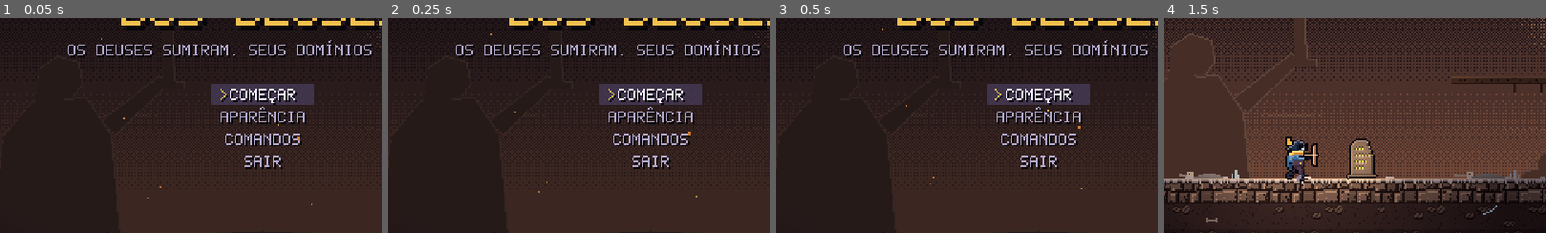
Above: before the commit, frames 1-4 (left to right).
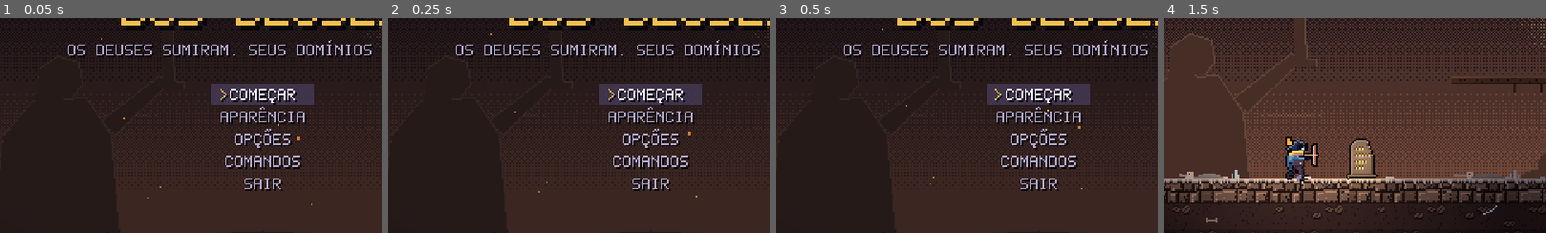
Above: after the commit, the same moments.

Repository: MrRobotS0/Roguevania
Game: Godot game, scene res://scenes/main.tscn
Two runs of this game, one before a commit and one after it. Both use one fixed random seed, a clock stepped at 60 frames per second and the inputs below.
Inputs (mouse positions are % of the whole screen's width and height, from its top left):
- Up to frame 1 (0.05 s): no input
- Up to frame 2 (0.25 s): no input
- Up to frame 3 (0.5 s): no input
- Up to frame 4 (1.5 s): tap Enter (confirm) at 0.5 s; move the mouse to (72, 45) at 0.52 s; hold D (right) 0.53-1.28 s; click (72, 45) at 0.6 s; tap Space (jump) at 0.77, 1.07 s; right-click (72, 45) at 0.8 s; move the mouse to (30, 55) at 1.27 s; hold S (down) from 1.28 s (still down); right-click (30, 55) at 1.35 s
The pictures show only the part of the screen within x 16-66%, y 34-84%; the shares and areas given below are measured in that part.

The runs differ from the first frame. In frame 1, 1.5% of the frame differs, in the area x 59-79%, y 51-81%; in frame 2, 1.5%; in frame 3, 1.5%; in frame 4, nothing differs.

Commit message:
Opções: volumes por barramento, tela cheia, tremor, piscadas, vibração, cronômetro e troca de teclas

Diff:
--- a/project.godot
+++ b/project.godot
@@ -15,6 +15,7 @@
 Sfx="*res://scripts/autoload/sfx.gd"
 Meta="*res://scripts/autoload/meta.gd"
 Run="*res://scripts/autoload/run.gd"
+Options="*res://scripts/autoload/options.gd"
 
 [display]
 
--- a/scripts/actors/player.gd
+++ b/scripts/actors/player.gd
@@ -755,6 +755,7 @@
 	velocity = Vector2(dir * 170.0, -140.0)
 	Fx.hitstop(0.08)
 	Fx.add_shake(5.0)
+	Options.rumble(0.6, 0.4, 0.18)
 	Fx.burst(center(), Palette.HURT, 10, 140.0)
 	Fx.impact(center(), Palette.HURT, false)
 	Sfx.play("hurt")
@@ -858,7 +859,7 @@
 		stretch = Vector2(1.0 + _squash * 0.2, 1.0 - _squash * 0.18)
 	body.scale = stretch
 	body.visible = not (_invuln > 0.0 and state != State.DEAD and int(_invuln * 16.0) % 2 == 0)
-	body.texture = _white if flash > 0.0 else _tex
+	body.texture = _white if flash > 0.0 and Options.flashes() else _tex
 	_front.queue_redraw()
 
 
--- a/scripts/autoload/controls.gd
+++ b/scripts/autoload/controls.gd
@@ -110,5 +110,40 @@
 
 
 func hint(action: String) -> String:
+	if not pad_mode and _custom_hints.has(action):
+		return _custom_hints[action]
 	var table := PAD_HINTS if pad_mode else KEY_HINTS
 	return table.get(action, "?")
+
+
+# --- teclas trocadas pelo jogador (Opções) -------------------------------------------
+
+func apply_bindings(custom: Dictionary) -> void:
+	for action: String in KEYS:
+		if not InputMap.has_action(action):
+			continue
+		for ev in InputMap.action_get_events(action):
+			if ev is InputEventKey:
+				InputMap.action_erase_event(action, ev)
+		var codes: Array = custom.get(action, KEYS[action])
+		for code in codes:
+			var key := InputEventKey.new()
+			key.physical_keycode = int(code) as Key
+			InputMap.action_add_event(action, key)
+	_refresh_hints(custom)
+
+
+func key_name(action: String) -> String:
+	for ev in InputMap.action_get_events(action):
+		if ev is InputEventKey:
+			return OS.get_keycode_string(ev.physical_keycode).to_upper()
+	return "-"
+
+
+var _custom_hints := {}
+
+
+func _refresh_hints(custom: Dictionary) -> void:
+	_custom_hints.clear()
+	for action in custom:
+		_custom_hints[action] = key_name(action)
--- a/scripts/autoload/fx.gd
+++ b/scripts/autoload/fx.gd
@@ -24,7 +24,9 @@
 
 
 func add_shake(amount: float) -> void:
-	shake = maxf(shake, amount)
+	shake = maxf(shake, amount * Options.shake_scale())
+	if amount >= 4.0:
+		Options.rumble(0.3, 0.5 * minf(amount / 8.0, 1.0), 0.15)
 
 
 func burst(pos: Vector2, color: Color, count: int, speed: float, life := 0.35, gravity := 500.0, size := 2.0, lift := 0.0) -> void:
--- /dev/null
+++ b/scripts/autoload/options.gd
@@ -0,0 +1,84 @@
+extends Node
+
+# Opções do jogador (som, tela, conforto, teclas). Ficam no save do Meta,
+# em "options", e são aplicadas na hora em que mudam.
+
+const DEFAULTS := {
+	"master": 0.8, "music": 0.7, "sfx": 0.8,
+	"fullscreen": false,
+	"shake": 1.0,            # 0 .. 1: quanto a tela treme
+	"flashes": true,         # false = sem piscar branco forte
+	"vibration": true,
+	"timer": false,          # cronômetro de speedrun na tela
+	"keys": {},              # ação -> [physical keycode]
+}
+
+var data := {}
+
+
+func _ready() -> void:
+	process_mode = Node.PROCESS_MODE_ALWAYS
+	_ensure_buses()
+	reload()
+
+
+func reload() -> void:
+	data = DEFAULTS.duplicate(true)
+	var saved: Dictionary = Meta.data.get("options", {})
+	for k in saved:
+		data[k] = saved[k]
+	apply()
+
+
+func get_value(key: String) -> Variant:
+	return data.get(key, DEFAULTS.get(key))
+
+
+func set_value(key: String, value: Variant) -> void:
+	data[key] = value
+	Meta.data["options"] = data.duplicate(true)
+	Meta.save()
+	apply()
+
+
+func apply() -> void:
+	_volume("Master", float(data["master"]))
+	_volume("Music", float(data["music"]))
+	_volume("SFX", float(data["sfx"]))
+	if DisplayServer.get_name() != "headless":
+		var want := DisplayServer.WINDOW_MODE_FULLSCREEN if data["fullscreen"] else DisplayServer.WINDOW_MODE_WINDOWED
+		if DisplayServer.window_get_mode() != want:
+			DisplayServer.window_set_mode(want)
+	Controls.apply_bindings(data["keys"])
+
+
+func shake_scale() -> float:
+	return float(data["shake"])
+
+
+func flashes() -> bool:
+	return bool(data["flashes"])
+
+
+# Vibração curta no controle (dano, golpe forte).
+func rumble(weak: float, strong: float, seconds: float) -> void:
+	if not data["vibration"]:
+		return
+	for pad in Input.get_connected_joypads():
+		Input.start_joy_vibration(pad, weak, strong, seconds)
+
+
+func _ensure_buses() -> void:
+	for bus in ["Music", "SFX"]:
+		if AudioServer.get_bus_index(bus) == -1:
+			AudioServer.add_bus()
+			var i := AudioServer.bus_count - 1
+			AudioServer.set_bus_name(i, bus)
+			AudioServer.set_bus_send(i, "Master")
+
+
+func _volume(bus: String, linear: float) -> void:
+	var i := AudioServer.get_bus_index(bus)
+	if i >= 0:
+		AudioServer.set_bus_volume_db(i, linear_to_db(maxf(linear, 0.0001)))
+		AudioServer.set_bus_mute(i, linear <= 0.001)
--- a/scripts/autoload/sfx.gd
+++ b/scripts/autoload/sfx.gd
@@ -15,7 +15,7 @@
 	process_mode = Node.PROCESS_MODE_ALWAYS
 	for i in VOICES:
 		var p := AudioStreamPlayer.new()
-		p.bus = "Master"
+		p.bus = "SFX"
 		add_child(p)
 		_players.append(p)
 
--- a/scripts/enemies/enemy.gd
+++ b/scripts/enemies/enemy.gd
@@ -97,7 +97,7 @@
 	body.offset = Vector2(-fw * 0.5, -fh + 2 + cut)
 	body.flip_h = facing < 0
 	body.scale = _pose()
-	if flash > 0.0:
+	if flash > 0.0 and Options.flashes():
 		body.texture = _white
 	elif telegraphing() and int(state_time * 16.0) % 2 == 0:
 		body.texture = _warn
--- a/scripts/main.gd
+++ b/scripts/main.gd
@@ -12,6 +12,7 @@
 var foreground: Foreground
 var curtain: Curtain
 var map_view: MapView
+var options_screen: OptionsScreen
 var _playing := false
 
 
@@ -72,6 +73,8 @@
 	front.add_child(screen)
 	menu = Menu.new()
 	front.add_child(menu)
+	options_screen = OptionsScreen.new()
+	front.add_child(options_screen)
 	screen.confirmed.connect(_on_screen_confirmed)
 	screen.title_option.connect(_on_title_option)
 
@@ -132,6 +135,8 @@
 			open_skins()
 		"controls":
 			menu.open_text("COMANDOS", CONTROLS)
+		"options":
+			options_screen.open()
 		"quit":
 			get_tree().quit()
 
@@ -238,13 +243,14 @@
 		Fx.debug = not Fx.debug
 	elif event.is_action_pressed("reset") and _playing:
 		start_run()
-	elif event.is_action_pressed("pause") and _playing and not menu.is_open():
+	elif event.is_action_pressed("pause") and _playing and not menu.is_open() and not options_screen.is_open():
 		_pause()
 
 
 func _pause() -> void:
 	var options: Array[Dictionary] = [
 		{"label": "CONTINUAR", "detail": ""},
+		{"label": "OPÇÕES", "detail": "SOM, TELA, TREMOR, TECLAS"},
 		{"label": "COMANDOS", "detail": "TECLADO E CONTROLE"},
 		{"label": "DESISTIR DA PARTIDA", "detail": "VOLTA AO TÍTULO; A ESSÊNCIA SE PERDE"},
 	]
@@ -257,8 +263,10 @@
 
 func _on_pause_pick(i: int) -> void:
 	if i == 1:
+		options_screen.open.call_deferred()
+	elif i == 2:
 		menu.open_text.call_deferred("COMANDOS", CONTROLS)
-	elif i == 2:
+	elif i == 3:
 		Meta.record_run(false, level.player.kills)
 		_show_title()
 
--- a/scripts/ui/hud.gd
+++ b/scripts/ui/hud.gd
@@ -283,6 +283,12 @@
 
 # Maldição (abaixo dos frascos) e a contagem da Porta do Relógio (no alto).
 func _draw_status(size: Vector2) -> void:
+	if Options.get_value("timer"):
+		var t := Run.time
+		var clock := "%d:%02d.%d" % [int(t) / 60, int(t) % 60, int(t * 10.0) % 10]
+		PixelFont.body(self, clock, Vector2(size.x - 8 - PixelFont.body_width(clock), size.y - 22), Palette.UI_TEXT)
+		var split := "ANDAR %d:%02d" % [int(Run.stage_time) / 60, int(Run.stage_time) % 60]
+		PixelFont.draw(self, split, Vector2(size.x - 8 - PixelFont.width(split), size.y - 11), Palette.UI_DIM)
 	if player.curse > 0:
 		var violet := Color("c08fff")
 		_icon("skull", Vector2(8, 33), violet)
--- /dev/null
+++ b/scripts/ui/options_screen.gd
@@ -0,0 +1,196 @@
+class_name OptionsScreen
+extends Control
+
+# Tela de opções. ↑/↓ escolhe a linha, ←/→ muda o valor, confirmar alterna
+# ou entra em "teclas". Na lista de teclas, confirmar espera a próxima tecla.
+
+const REBINDABLE := ["left", "right", "up", "down", "jump", "attack1", "attack2", "skill1", "skill2",
+	"roll", "heal", "interact", "map"]
+const ACTION_NAMES := {
+	"left": "ESQUERDA", "right": "DIREITA", "up": "CIMA", "down": "BAIXO", "jump": "PULAR",
+	"attack1": "ARMA 1", "attack2": "ARMA 2", "skill1": "HABILIDADE 1", "skill2": "HABILIDADE 2",
+	"roll": "ROLAR", "heal": "CURAR", "interact": "USAR", "map": "MAPA",
+}
+const STEPS := [0.0, 0.1, 0.2, 0.3, 0.4, 0.5, 0.6, 0.7, 0.8, 0.9, 1.0]
+const WIDTH := 330.0
+
+signal closed
+
+var _page := "main"
+var _index := 0
+var _waiting := false
+var _was_paused := false
+var _t := 0.0
+
+
+func _ready() -> void:
+	process_mode = Node.PROCESS_MODE_ALWAYS
+	visible = false
+
+
+func is_open() -> bool:
+	return visible
+
+
+func open() -> void:
+	_page = "main"
+	_index = 0
+	_waiting = false
+	_was_paused = get_tree().paused
+	get_tree().paused = true
+	visible = true
+	Sfx.play("ui_open", -8.0)
+
+
+func close() -> void:
+	visible = false
+	get_tree().paused = _was_paused
+	get_tree().call_group("player", "absorb_input")
+	closed.emit()
+
+
+func _rows() -> Array:
+	if _page == "keys":
+		var out: Array = []
+		for a: String in REBINDABLE:
+			out.append({"id": a, "label": ACTION_NAMES[a], "value": Controls.key_name(a)})
+		out.append({"id": "reset_keys", "label": "VOLTAR AO PADRÃO", "value": ""})
+		out.append({"id": "back", "label": "VOLTAR", "value": ""})
+		return out
+	return [
+		{"id": "master", "label": "VOLUME GERAL", "value": _pct("master")},
+		{"id": "music", "label": "MÚSICA", "value": _pct("music")},
+		{"id": "sfx", "label": "EFEITOS", "value": _pct("sfx")},
+		{"id": "fullscreen", "label": "TELA CHEIA", "value": _yes("fullscreen")},
+		{"id": "shake", "label": "TREMOR DE TELA", "value": _pct("shake")},
+		{"id": "flashes", "label": "PISCADAS FORTES", "value": "NORMAIS" if Options.flashes() else "REDUZIDAS"},
+		{"id": "vibration", "label": "VIBRAÇÃO DO CONTROLE", "value": _yes("vibration")},
+		{"id": "timer", "label": "CRONÔMETRO NA TELA", "value": _yes("timer")},
+		{"id": "keys", "label": "TECLAS", "value": ">"},
+		{"id": "back", "label": "VOLTAR", "value": ""},
+	]
+
+
+func _pct(key: String) -> String:
+	return "%d%%" % roundi(float(Options.get_value(key)) * 100.0)
+
+
+func _yes(key: String) -> String:
+	return "SIM" if Options.get_value(key) else "NÃO"
+
+
+func _input(event: InputEvent) -> void:
+	if not visible or not _waiting:
+		return
+	if event is InputEventKey and event.pressed and not event.echo:
+		var keys: Dictionary = Options.get_value("keys").duplicate()
+		var action: String = REBINDABLE[_index]
+		if event.physical_keycode != KEY_ESCAPE:
+			keys[action] = [int(event.physical_keycode)]
+			Options.set_value("keys", keys)
+			Sfx.play("ui_ok", -6.0)
+		_waiting = false
+		get_viewport().set_input_as_handled()
+
+
+func _process(delta: float) -> void:
+	if not visible:
+		return
+	_t += delta
+	queue_redraw()
+	if _waiting:
+		return
+	var rows := _rows()
+	if Input.is_action_just_pressed("up"):
+		_index = wrapi(_index - 1, 0, rows.size())
+		Sfx.play("ui_move", -12.0)
+	elif Input.is_action_just_pressed("down"):
+		_index = wrapi(_index + 1, 0, rows.size())
+		Sfx.play("ui_move", -12.0)
+	elif Input.is_action_just_pressed("left"):
+		_change(rows[_index]["id"], -1)
+	elif Input.is_action_just_pressed("right"):
+		_change(rows[_index]["id"], 1)
+	elif Input.is_action_just_pressed("confirm"):
+		_confirm(rows[_index]["id"])
+	elif Input.is_action_just_pressed("cancel"):
+		if _page == "keys":
+			_page = "main"
+			_index = 8
+		else:
+			close()
+
+
+# Também usado pelos testes.
+func change(id: String, step: int) -> void:
+	_change(id, step)
+
+
+func _change(id: String, step: int) -> void:
+	match id:
+		"master", "music", "sfx", "shake":
+			var v := float(Options.get_value(id))
+			var i := clampi(roundi(v * 10.0) + step, 0, 10)
+			Options.set_value(id, STEPS[i])
+			Sfx.play("ui_move", -10.0)
+		"fullscreen", "flashes", "vibration", "timer":
+			Options.set_value(id, not Options.get_value(id))
+			Sfx.play("ui_move", -10.0)
+
+
+func _confirm(id: String) -> void:
+	match id:
+		"back":
+			if _page == "keys":
+				_page = "main"
+				_index = 8
+			else:
+				close()
+		"keys":
+			_page = "keys"
+			_index = 0
+		"reset_keys":
+			Options.set_value("keys", {})
+		"fullscreen", "flashes", "vibration", "timer":
+			_change(id, 1)
+		_:
+			if _page == "keys" and REBINDABLE.has(id):
+				_waiting = true
+
+
+func _draw() -> void:
+	var size := get_viewport_rect().size
+	var veil := Palette.UI_SHADOW
+	veil.a = 0.75
+	draw_rect(Rect2(Vector2.ZERO, size), veil)
+	var rows := _rows()
+	var line := 14.0
+	var box_h := 46.0 + rows.size() * line + 18.0
+	var box := Rect2(roundf((size.x - WIDTH) * 0.5), roundf((size.y - box_h) * 0.5), WIDTH, roundf(box_h))
+	draw_rect(box.grow(2), Palette.UI_SHADOW)
+	draw_rect(box.grow(1), Palette.UI_FRAME)
+	draw_rect(box, Palette.UI_BAR_BG)
+	var x := box.position.x + 14.0
+	var y := box.position.y + 12.0
+	PixelFont.body(self, "OPÇÕES" if _page == "main" else "TECLAS", Vector2(x, y), Palette.GOLD, 2)
+	y += 28.0
+	for i in rows.size():
+		var r: Dictionary = rows[i]
+		var selected := i == _index
+		if selected:
+			var hl := Palette.UI_FRAME
+			hl.a = 0.6
+			draw_rect(Rect2(box.position.x + 4, y - 3, WIDTH - 8, line - 1), hl)
+			draw_rect(Rect2(box.position.x + 4, y - 3, 2, line - 1), Palette.GOLD)
+		var color := Palette.UI_TEXT if selected else Palette.UI_DIM
+		PixelFont.body(self, r["label"], Vector2(x + 4, y), color)
+		var value: String = r["value"]
+		if selected and _waiting:
+			value = "APERTE UMA TECLA" if int(_t * 3.0) % 2 == 0 else ""
+		elif selected and value != "" and value != ">" and _page == "main":
+			value = "< " + value + " >"
+		var vw := PixelFont.body_width(value)
+		PixelFont.body(self, value, Vector2(box.end.x - 14 - vw, y), Palette.GOLD if selected else Palette.UI_TEXT)
+		y += line
+	var hint := "%s ESCOLHER   ←/→ MUDAR   %s VOLTAR" % [Controls.hint("move"), Controls.hint("cancel")]
+	PixelFont.draw_centered(self, hint, Vector2(size.x * 0.5, box.end.y - 8), Palette.UI_DIM)
--- a/scripts/ui/pixel_font.gd
+++ b/scripts/ui/pixel_font.gd
@@ -38,6 +38,7 @@
 	"=": "000111000111000", "*": "000101010101000", "[": "110100100100110", "]": "011001001001011",
 	"\"": "101101000000000", "_": "000000000000111", "|": "010010010010010",
 	";": "000010000010100",
+	"←": "001010111010001", "→": "100010111010100",
 }
 
 const BODY := {
@@ -102,6 +103,8 @@
 	"|": ["..#..", "..#..", "..#..", "..#..", "..#..", "..#..", "..#.."],
 	" ": [".....", ".....", ".....", ".....", ".....", ".....", "....."],
 	"↑": ["..#..", ".###.", "#.#.#", "..#..", "..#..", "..#..", "....."],
+	"←": [".....", "..#..", ".#...", "#####", ".#...", "..#..", "....."],
+	"→": [".....", "..#..", "...#.", "#####", "...#.", "..#..", "....."],
 	"↓": [".....", "..#..", "..#..", "..#..", "#.#.#", ".###.", "..#.."],
 }
 
--- a/scripts/ui/screen.gd
+++ b/scripts/ui/screen.gd
@@ -10,6 +10,7 @@
 const TITLE_OPTIONS := [
 	["start", "COMEÇAR"],
 	["skins", "APARÊNCIA"],
+	["options", "OPÇÕES"],
 	["controls", "COMANDOS"],
 	["quit", "SAIR"],
 ]
@@ -74,7 +75,12 @@
 
 func _menu_open() -> bool:
 	var m := get_tree().get_first_node_in_group("menu")
-	return m != null and m.is_open()
+	if m != null and m.is_open():
+		return true
+	for n in get_parent().get_children():
+		if n is OptionsScreen and n.is_open():
+			return true
+	return false
 
 
 func _process(delta: float) -> void:
--- a/scripts/world/sparks.gd
+++ b/scripts/world/sparks.gd
@@ -149,7 +149,7 @@
 			draw_rect(Rect2(i.pos + Vector2(-k, k), Vector2.ONE), c)
 			draw_rect(Rect2(i.pos + Vector2(k, -k), Vector2.ONE), c)
 			draw_rect(Rect2(i.pos + Vector2(-k, -k), Vector2.ONE), c)
-		if t < 0.4:
+		if t < 0.4 and Options.flashes():
 			var core := Palette.FLASH
 			core.a = 1.0
 			draw_rect(Rect2(i.pos - Vector2(1, 1), Vector2(3, 3)), core)
--- a/tests/run_tests.gd
+++ b/tests/run_tests.gd
@@ -127,6 +127,7 @@
 	await _case("mercador vende e o item aparece", _merchant)
 	await _case("ferreiro, escória, lobo e sentinela acertam", _new_enemies)
 	await _case("jato de fogo e estalactite machucam", _hazards)
+	await _case("opções: volume, tremor e troca de tecla", _options)
 
 	print("")
 	print("%d ok, %d falhas" % [_passed, _failures.size()])
@@ -895,3 +896,23 @@
 			if p.hp < p.max_hp:
 				break
 		_check(p.hp < p.max_hp, "%s não machucou quem ficou parado" % path.get_file())
+
+
+func _options() -> void:
+	Meta.use_path("user://teste.save", true)
+	Options.reload()
+	var screen := OptionsScreen.new()
+	add_child(screen)
+	screen.change("music", -10)
+	_check(AudioServer.is_bus_mute(AudioServer.get_bus_index("Music")), "música não ficou muda no 0%")
+	screen.change("shake", -10)
+	Fx.shake = 0.0
+	Fx.add_shake(8.0)
+	_check(Fx.shake == 0.0, "tremor com 0%%: %.1f" % Fx.shake)
+	Options.set_value("keys", {"jump": [KEY_W]})
+	var keys: Array = InputMap.action_get_events("jump").filter(func(e: InputEvent) -> bool: return e is InputEventKey)
+	_check(keys.size() == 1 and keys[0].physical_keycode == KEY_W, "pular não virou W")
+	Meta.use_path("user://teste.save", true)
+	Options.reload()
+	_check(Controls.key_name("jump") == "SPACE", "a tecla padrão não voltou (%s)" % Controls.key_name("jump"))
+	screen.queue_free()
Not shown, added: scripts/autoload/options.gd.uid
Not shown, added: scripts/ui/options_screen.gd.uid
Not shown, added: docs/PLANO_EXPANSAO.md
